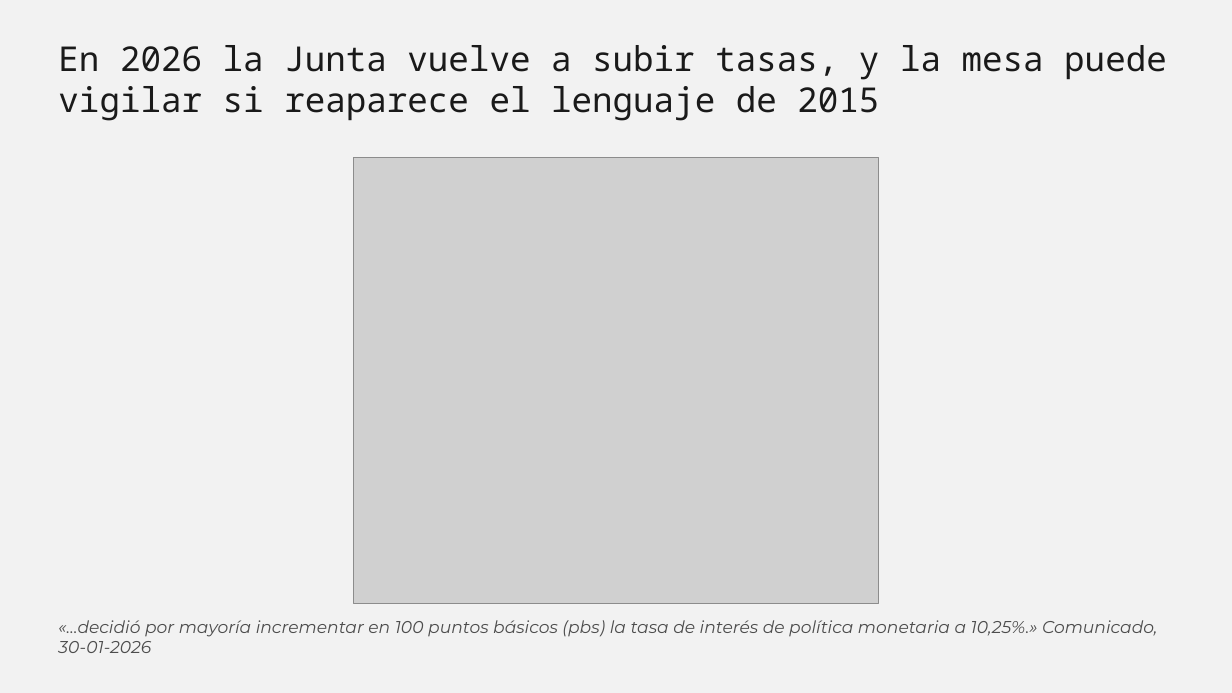
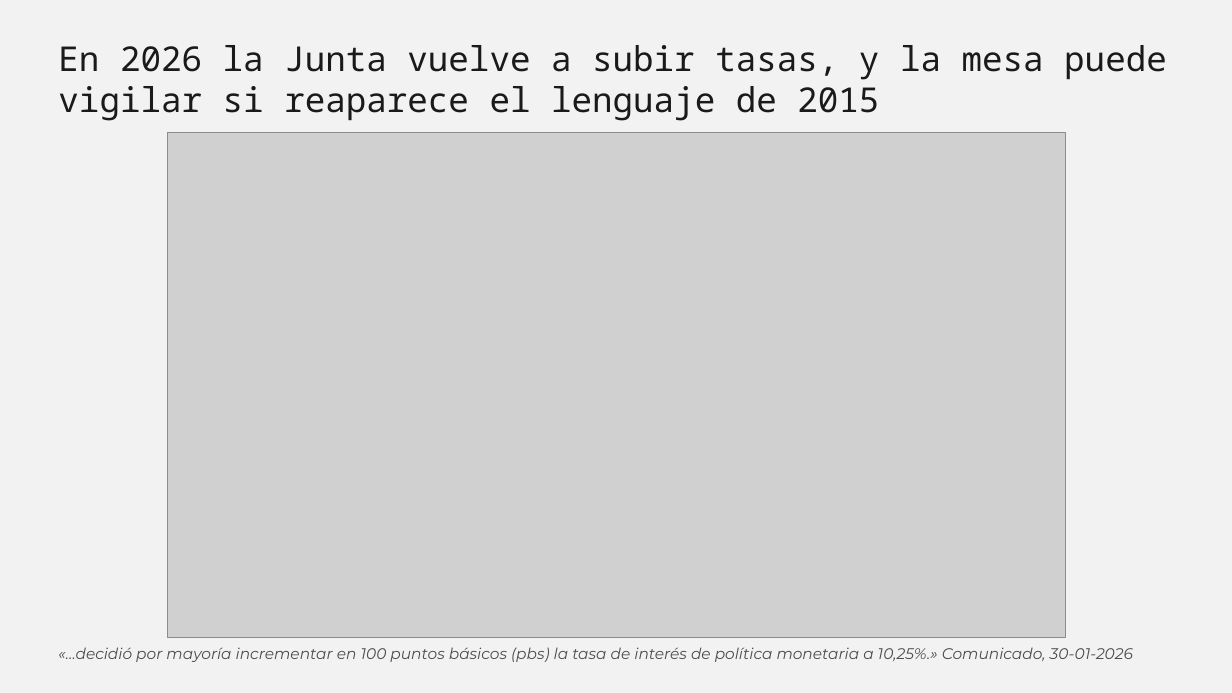
Before and after one commit to talleres-ECON3785/taller_03, a slide deck: slide 12 of 04_Presentaciones/borrador_presentacion.pptx. Drawn at 1232x693 pixels with LibreOffice and Linux fonts; fonts in the diff are those of the drawing; grey boxes stand for pictures. Boxes give left, top, right and bottom in pixels: in the first picture for what was removed or moved away, otherwise in the second. Text is boxed around its words. In the diff, an @@ line names an element or a change of style, - is before the commit and + after.

```diff
--- a/04_Presentaciones/borrador_presentacion.pptx
+++ b/04_Presentaciones/borrador_presentacion.pptx
@@ picture: place and size @@
-picture at [354, 157, 879, 604]
+picture at [167, 132, 1064, 638]
@@ text "«…decidió por mayoría incrementar en ...": place and size @@
-text "«…decidió por mayoría incrementar en ..." at [58, 620, 1157, 653]
+text "«…decidió por mayoría incrementar en ..." at [58, 647, 1133, 662]
@@ text "«…decidió por mayoría incrementar en ..." at [58, 647, 1133, 662]: size 20 to 18 pt @@
```
Also in this commit, not shown: 12 other slides changed, 5 other files.
